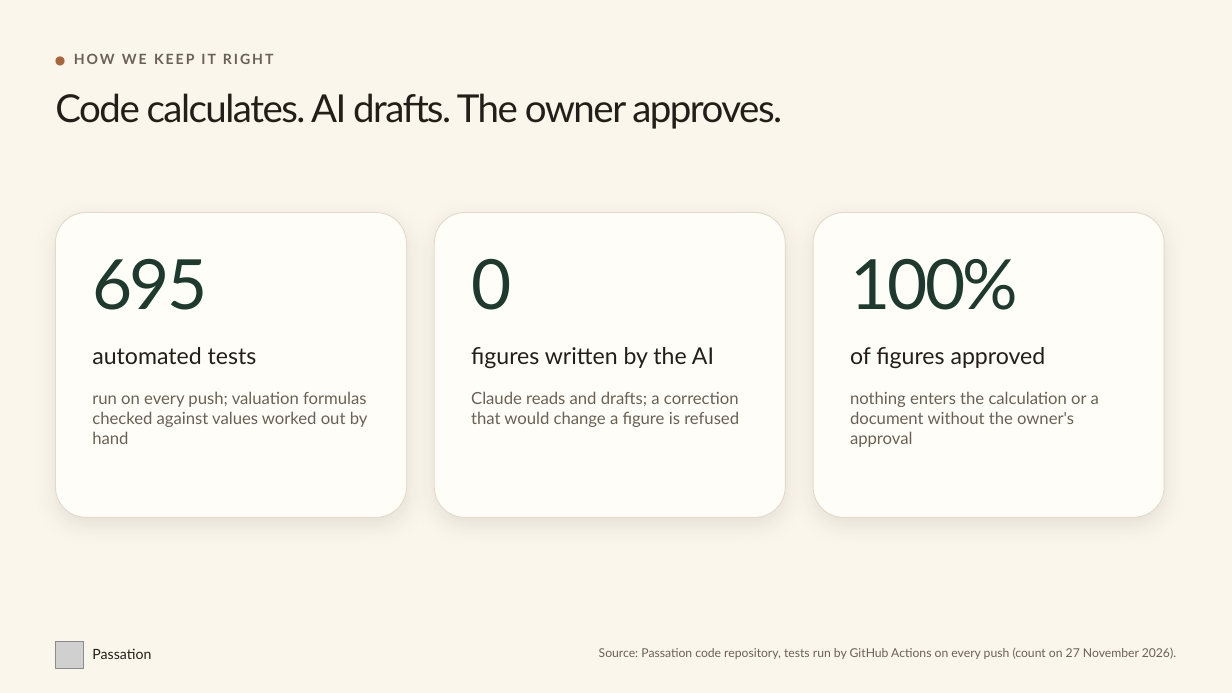
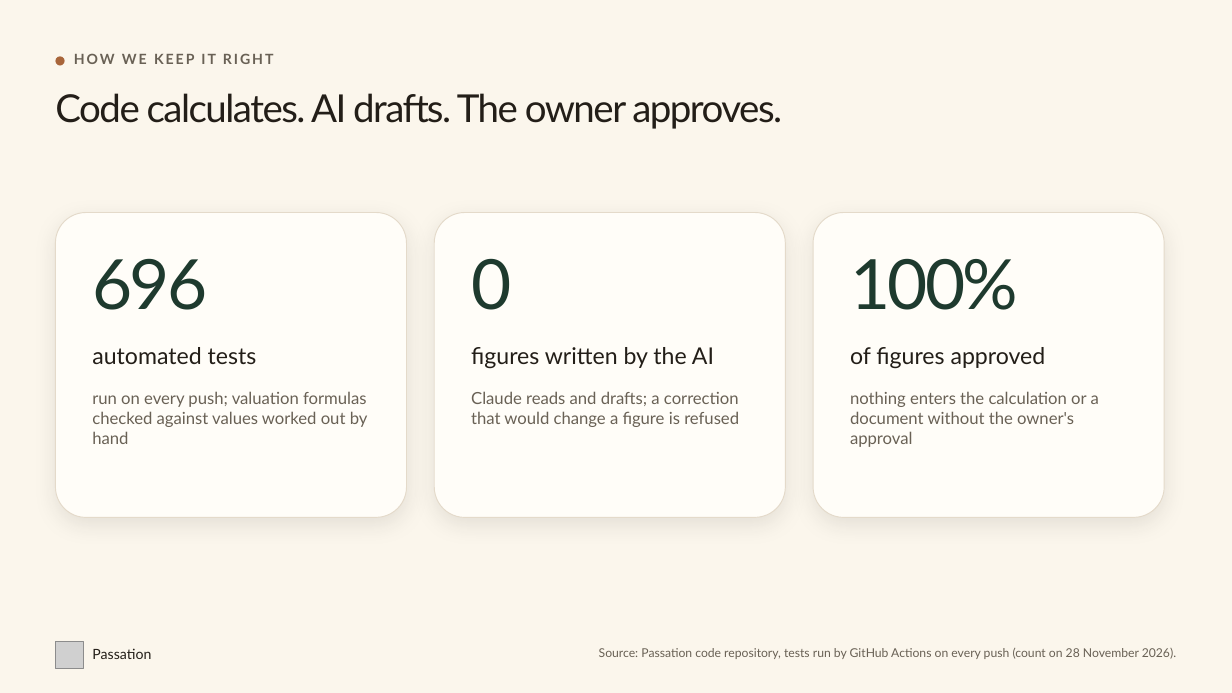
Before and after one commit to Erosfragliola/passation, a slide deck: slide 5 of docs/livrables/presentation.pptx (slide 8 before the commit). Drawn at 1232x693 pixels with LibreOffice and Linux fonts; fonts in the diff are those of the drawing; grey boxes stand for pictures. Boxes give left, top, right and bottom in pixels: in the first picture for what was removed or moved away, otherwise in the second. Text is boxed around its words. In the diff, an @@ line names an element or a change of style, - is before the commit and + after.

```diff
--- a/docs/livrables/presentation.pptx
+++ b/docs/livrables/presentation.pptx
@@ text at [92, 258, 207, 310]: text changed @@
-695
+696
@@ text at [599, 648, 1176, 659]: text changed @@
-Source: Passation code repository, tests run by GitHub Actions on every push (count on 27 November 2026).
+Source: Passation code repository, tests run by GitHub Actions on every push (count on 28 November 2026).
```
Also in this commit, not shown: 6 other slides changed, 1 slide added, 4 other files.
